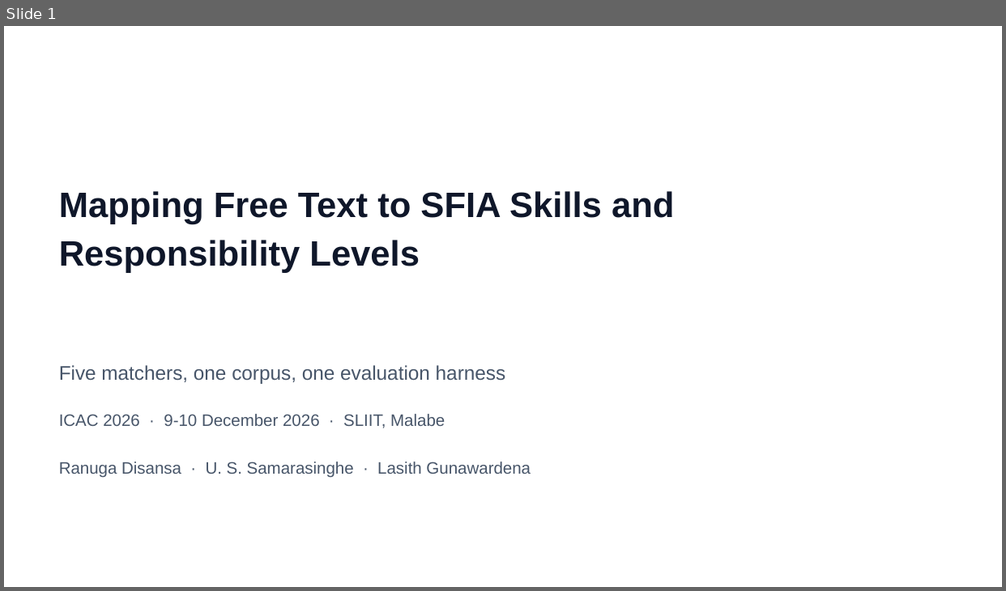
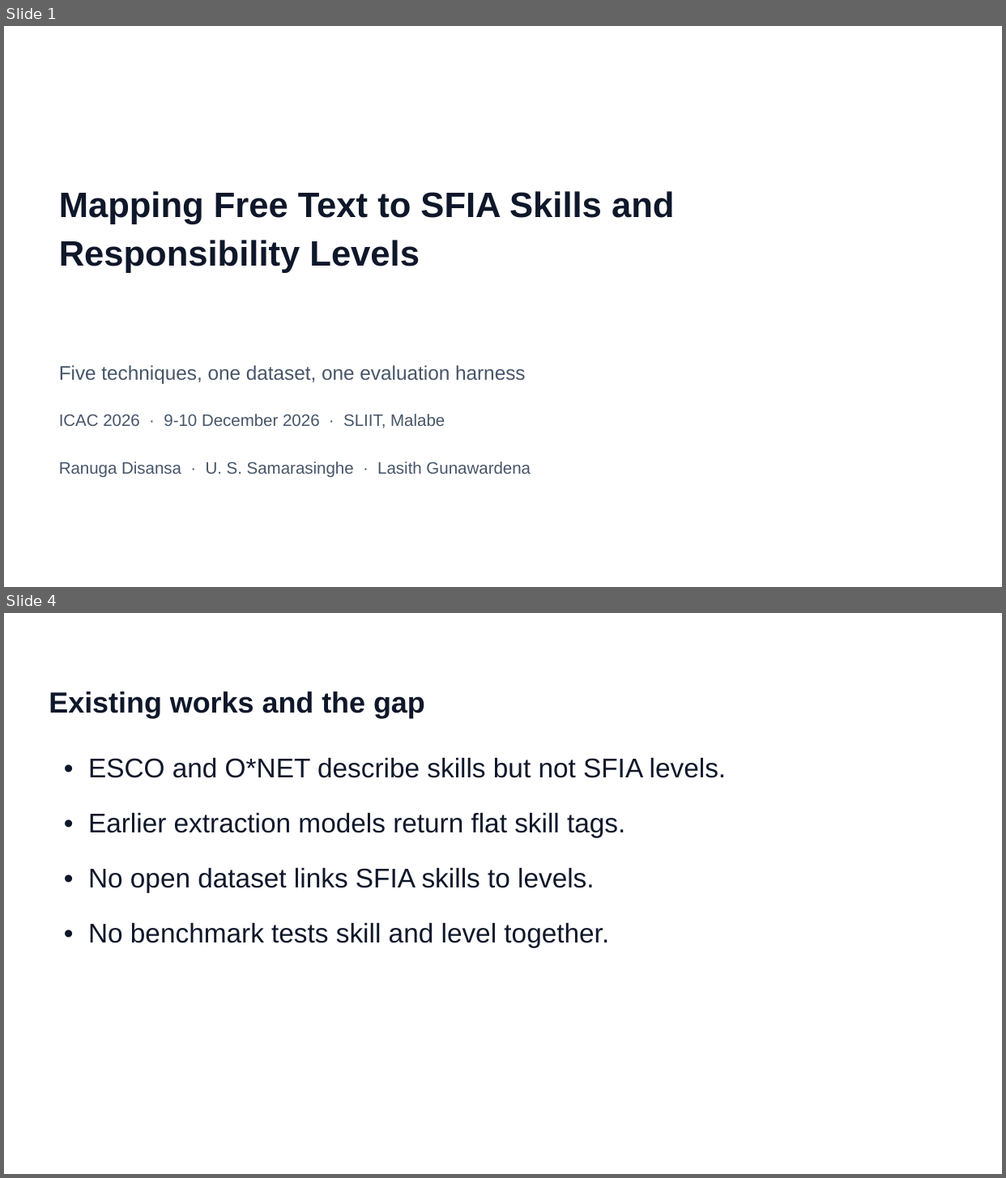
Before and after one commit to prdai/sfia-structured-skill-extraction, a slide deck: talk/deck/sfia-icac-2026.pptx. Shown one above the other, each under a label of ours: slide 1 before the commit, slides 1 and 4 after it; the slides between them are not shown. The pictures are 1006x591 and 1006x1178 pixels, drawn with LibreOffice and Linux fonts; fonts in the diff are those of the drawing. Boxes give left, top, right and bottom in pixels: in the first picture for what was removed or moved away, otherwise in the second. Text is boxed around its words. In the diff, an @@ line names an element or a change of style, - is before the commit and + after.

```diff
--- a/talk/deck/sfia-icac-2026.pptx
+++ b/talk/deck/sfia-icac-2026.pptx
@@ slide 4 added at <box>4,613,1002,1174</box>, background #FFFFFF @@
@@ text added at <box>49,692,425,718</box>, 28 pt, text #0F172A, bold @@
+Existing works and the gap
@@ text added at <box>88,757,727,778</box>, 26 pt, text #0F172A @@
+• ESCO and O*NET describe skills but not SFIA levels.
@@ text added at <box>88,812,625,837</box>, 26 pt, text #0F172A @@
+• Earlier extraction models return flat skill tags.
@@ text added at <box>88,867,594,892</box>, 26 pt, text #0F172A @@
+• No open dataset links SFIA skills to levels.
@@ text added at <box>88,922,609,948</box>, 26 pt, text #0F172A @@
+• No benchmark tests skill and level together.
@@ slide 1 changed as well @@
@@ text at <box>59,365,526,384</box>: text changed @@
-Five matchers, one corpus, one evaluation harness
+Five techniques, one dataset, one evaluation harness
```
Also in this commit, not shown: 1 other slide changed, 9 other slides added, 16 slides removed, 5 other files.
